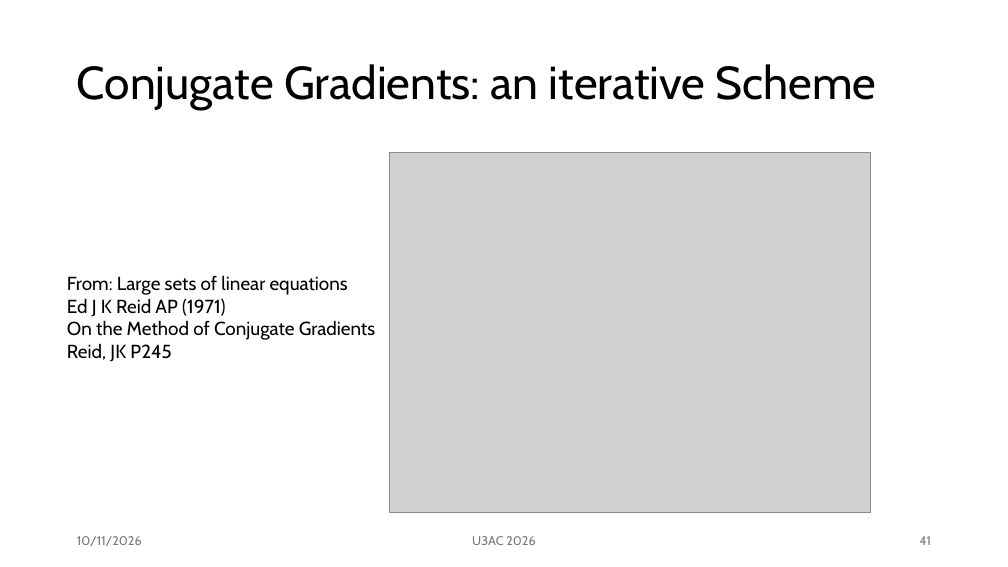
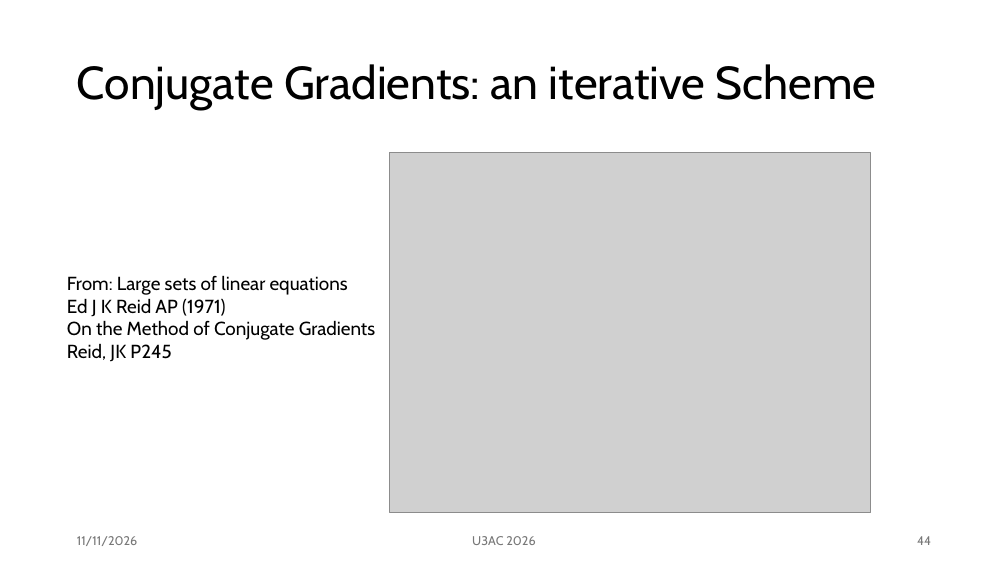
Before and after one commit to mm002a/U3AC, a slide deck: slide 44 of MTH04/U3AC.Lec2.pptx (slide 41 before the commit). Drawn at 1008x567 pixels with LibreOffice and Linux fonts; fonts in the diff are those of the drawing; grey boxes stand for pictures. Boxes give left, top, right and bottom in pixels: in the first picture for what was removed or moved away, otherwise in the second. Text is boxed around its words. In the diff, an @@ line names an element or a change of style, - is before the commit and + after.

```diff
--- a/MTH04/U3AC.Lec2.pptx
+++ b/MTH04/U3AC.Lec2.pptx
@@ text at <box>77,536,138,546</box>: text changed @@
-10/11/2026
+11/11/2026
@@ page number at <box>917,536,931,545</box>: text changed @@
-41
+44
```
Also in this commit, not shown: 39 other slides changed, 3 slides added.
